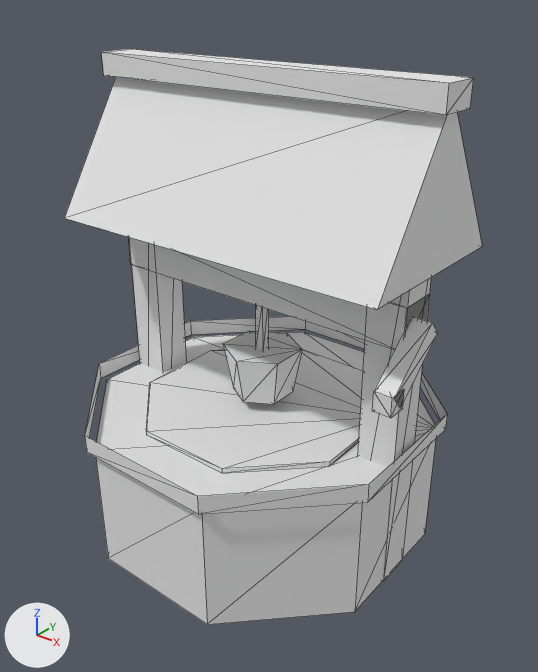
The glTF model assets/models/well.glb as it was, and as the next commit left it.
Camera for both pictures: a 50 mm camera at (2.73, -3.34, 3.43) aimed at (0.08, -0.04, 1.39). Lighting does not change. The marker at lower left points along +X, +Y and +Z. The picture after the commit comes second. Mesh edges are drawn as thin lines. Vertices at exactly the same position are counted once.

Names of what the first picture shows: 'well'.
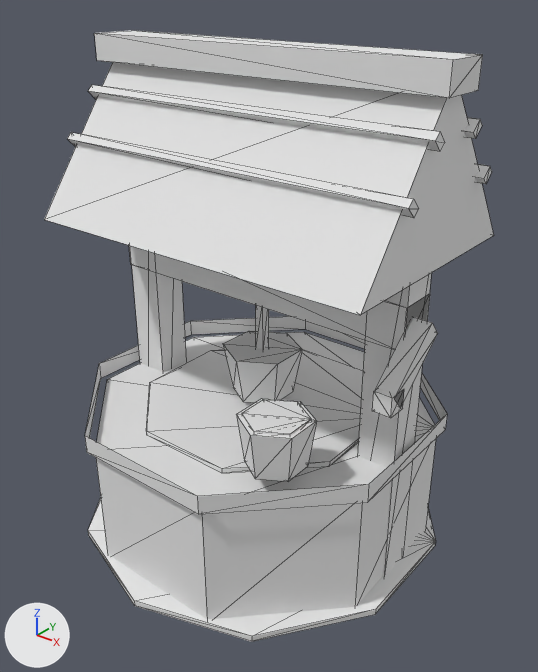
Pixel boxes (x1, y1, x2, y2) of what changed, in the pictures (538 x 672 px; the box of a moved part takes in the faces that stretch with it):
```json
{"object": "well", "change": "reshaped", "before": [65, 49, 482, 625], "after": [44, 30, 494, 642], "on screen": "8% wider, 6% taller"}
{"part": 1, "of": "me_well", "change": "moved or reshaped", "before": [65, 77, 482, 310], "after": [44, 62, 494, 315]}
{"part": 2, "of": "me_well", "change": "moved or reshaped", "before": [102, 49, 474, 115], "after": [94, 30, 483, 98]}
{"part": 3, "of": "me_well", "change": "added", "after": [236, 398, 317, 482]}
{"part": 4, "of": "me_well", "change": "added", "after": [88, 498, 436, 642]}
{"part": 5, "of": "me_well", "change": "added", "after": [67, 85, 492, 218]}
{"part": 6, "of": "me_well", "change": "added", "after": [242, 399, 311, 436]}
```

The change, as JSON lines over the scene's bpy script:
```json
{"block": "me_well", "where": "# used by ob_well; location = (0.0, 0.0, 0.0)"}
{"op": "remove", "block": "me_well", "code": "me_well.from_pydata(...)  # 122 vertices, 168 faces; spans x -1.18..1.18, y -1.11..1.11, z 0.0..3.0"}
{"op": "add", "block": "me_well", "code": "me_well.from_pydata(...)  # 198 vertices, 280 faces; spans x -1.2..1.2, y -1.23..1.23, z 0.0..3.11"}
{"block": "me_well", "change": "me_well part 1: the loose piece of 6 vertices spanning x -1.15..1.15, y -0.57..0.57, z 2.04..2.93 is scaled about its middle by (1, 1.26, 1.08), then moved by (0.0, 0.0, 0.06)"}
{"block": "me_well", "change": "me_well part 2: the loose piece of 8 vertices spanning x -1.18..1.18, y -0.12..0.12, z 2.86..3.0 is scaled about its middle by (1.02, 1.2, 1.14), then moved by (0.0, 0.0, 0.1)"}
{"block": "me_well", "change": "me_well part 3: a new loose piece, a 6-sided cut cone along z (radius 0.18 at the low end, 0.22 at the high end) spanning x 0.41..0.79, y -0.84..-0.4, z 0.97..1.27, in mat_palette (its picture is missing)"}
{"block": "me_well", "change": "me_well part 4: a new loose piece of 20 vertices spanning x -1.17..1.17, y -1.23..1.23, z 0.0..0.04, in mat_palette (its picture is missing)"}
{"block": "me_well", "change": "me_well part 5"}
{"block": "me_well", "change": "16 vertices are added at x -1.2, y -0.44..0.44, z 2.46..2.81"}
{"block": "me_well", "change": "16 new vertices lie (2.4, 0.0, -0.01) away from vertices in x -1.2, y -0.44..0.44, z 2.46..2.81"}
{"block": "me_well", "change": "48 new faces join them"}
{"block": "me_well", "change": "me_well part 6"}
{"block": "me_well", "change": "6 vertices are added at (0.6, -0.81, 1.24), (0.76, -0.71, 1.24), (0.44, -0.71, 1.24), (0.44, -0.52, 1.24), (0.6, -0.43, 1.24), (0.76, -0.52, 1.24)"}
{"block": "me_well", "change": "6 new vertices lie (0.0, 0.0, 0.04) away from vertices in x 0.44..0.76, y -0.81..-0.43, z 1.24"}
{"block": "me_well", "change": "16 new faces join them"}
```
